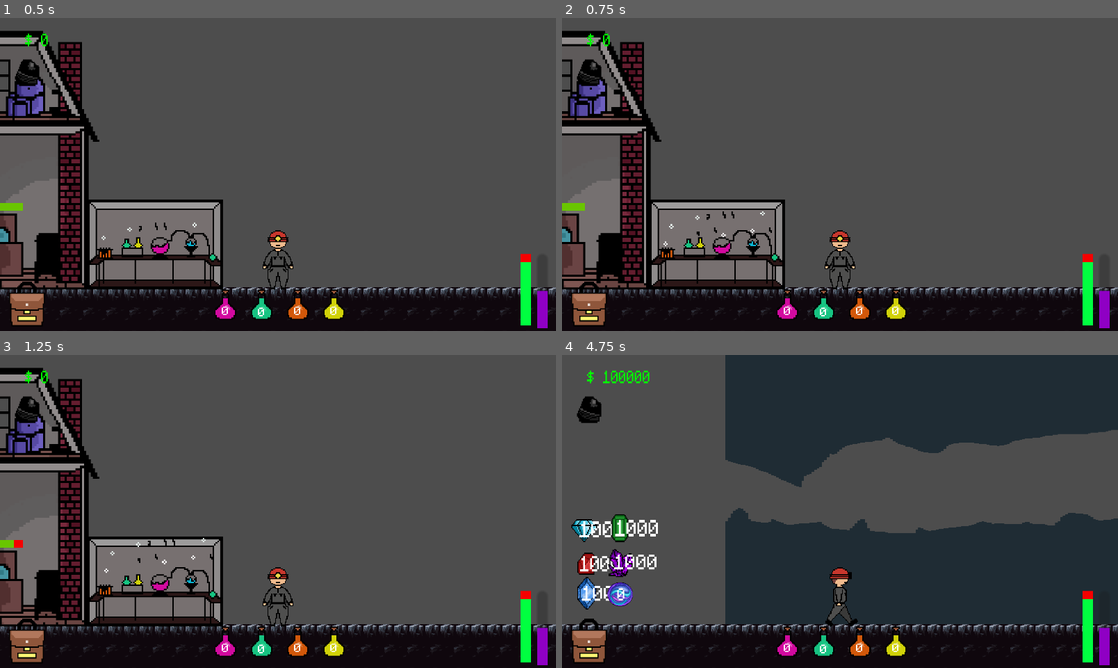
Above: before the commit, frames 1-4 (two rows, left to right).
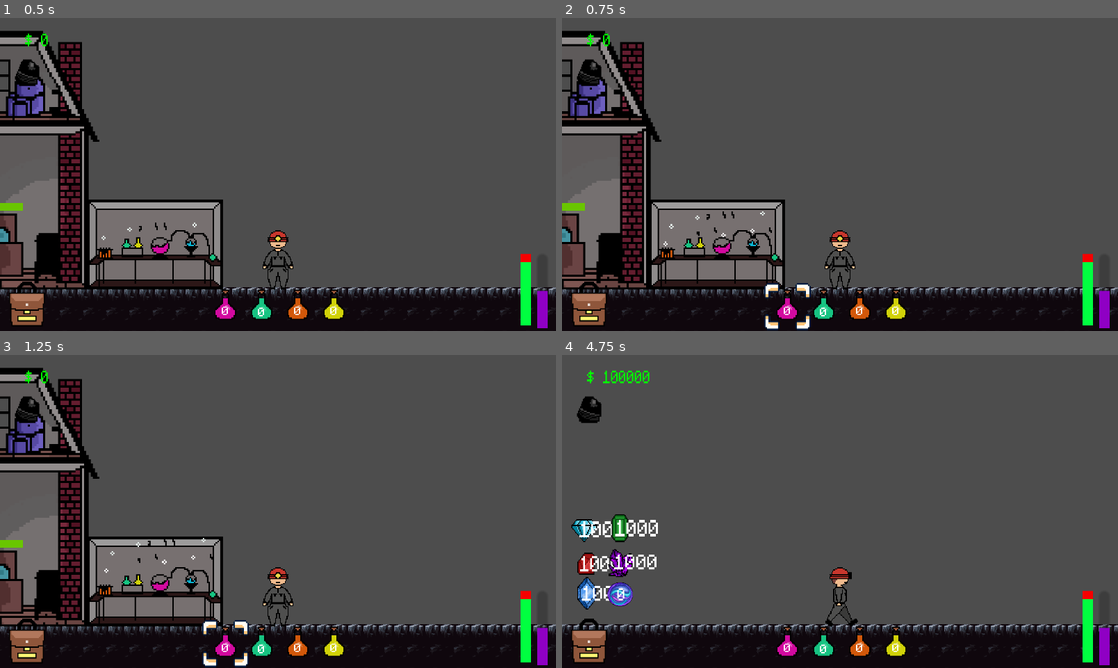
Above: after the commit, the same moments.

Repository: Jrees98/Pirate_Jam_15
Game: Godot game, scene res://Scenes/main.tscn
The game is run twice, just before and just after one commit, with the same random seed, the same clock (stepped at 60 frames per second) and the same inputs. The project has no main scene, so this scene is started directly.
Inputs (mouse positions are in pixels of both pictures, inside the frame that each line leads up to):
- Up to frame 1 (0.5 s): no input
- Up to frame 2 (0.75 s): click (789, 312) at 0.5 s
- Up to frame 3 (1.25 s): no input
- Up to frame 4 (4.75 s): click (823, 649) at 1.25 s; click (862, 649) at 2 s; click (589, 646) at 2.75 s; click (895, 649) at 3.5 s; move the mouse to (962, 495) at 4.27 s; hold D (move_right) from 4.28 s (still down); hold G (god_mode) from 4.28 s (still down); tap M (minecart) at 4.55 s

Frame 1 is identical in both runs. In frame 2, 0.4% of the frame differs, in the area x 36-45%, y 84-100%; in frame 3, 0.4%; in frame 4, 45%, in the area x 0-100%, y 0-96%.

Commit message:
reload function added

Diff:
--- a/Scenes/alchemist.gd
+++ b/Scenes/alchemist.gd
@@ -32,6 +32,7 @@
 	if slot_1_full and slot_2_full and slot_3_full:
 		all_slots_full = true
 	$PotionsUI/LuckPotion/LuckPotionQuantity.text = str(total_luck_potions)
+	$PotionsUI/HealthPotion/HealthPotionQuantity.text = str(total_health_potions)
 
 func reload_table():
 	$CanvasLayer/Panel/Background/Slot1/Diamond.hide()
@@ -305,10 +306,6 @@
 
 #### MINING POTION
 
-
-
-
-
 func _on_mining_potion_button_mouse_entered():
 	$PotionsUI/MiningPotion/MiningPotionSelector.show()
 
@@ -316,7 +313,7 @@
 func _on_mining_potion_button_mouse_exited():
 	$PotionsUI/MiningPotion/MiningPotionSelector.hide()
 
-var mining_timer_value := 30
+var mining_timer_value := 15
 func _on_mining_potion_button_pressed():
 	if total_mining_potions > 0:
 		total_mining_potions -= 1
@@ -324,7 +321,7 @@
 		Global.mine_time = Global.mine_time / 5
 		$PotionsUI/MiningPotion/MiningBuffTimer.start()
 		$PotionsBuff/MiningPotionBuff.show()
-		mining_timer_value = 30
+		mining_timer_value = 15
 		$PotionsBuff/MiningPotionBuff/MiningTimer.start()
 		$PotionsBuff/MiningPotionBuff/MiningCountDown.text = str(mining_timer_value)
 
@@ -340,3 +337,54 @@
 func _on_mining_timer_timeout():
 	mining_timer_value -= 1
 	$PotionsBuff/MiningPotionBuff/MiningCountDown.text = str(mining_timer_value)
+
+
+### FEAR POTION
+
+func _on_fear_potion_button_mouse_entered():
+	$PotionsUI/FearPotion/FearPotionSelector.show()
+
+
+func _on_fear_potion_button_mouse_exited():
+	$PotionsUI/FearPotion/FearPotionSelector.hide()
+
+signal fear_potion_drank
+func _on_fear_potion_button_pressed():
+	if total_fear_potions > 0:
+		fear_potion_drank.emit()
+		total_fear_potions -= 1
+		$PotionsUI/FearPotion/FearPotionQuantity.text = str(total_fear_potions)
+
+
+### HEALTH POTION
+
+
+
+func _on_health_potion_button_mouse_entered():
+	$PotionsUI/HealthPotion/HealthPotionSelector.show()
+
+
+func _on_health_potion_button_mouse_exited():
+	$PotionsUI/HealthPotion/HealthPotionSelector.hide()
+
+signal dad_health_potion
+signal you_health_potion
+func _on_health_potion_button_pressed():
+	if total_health_potions > 0:
+		$PotionsUI/HealthPotion/UseOnWho.show()
+
+
+func _on_exitbutton_pressed():
+	$PotionsUI/HealthPotion/UseOnWho.hide()
+
+
+func _on_dad_button_pressed():
+	dad_health_potion.emit()
+	$PotionsUI/HealthPotion/UseOnWho.hide()
+	total_health_potions -= 1
+
+
+func _on_you_button_pressed():
+	you_health_potion.emit()
+	$PotionsUI/HealthPotion/UseOnWho.hide()
+	total_health_potions -= 1
--- a/Scenes/alchemist.tscn
+++ b/Scenes/alchemist.tscn
@@ -12,6 +12,7 @@
 [ext_resource type="Texture2D" uid="uid://s4ufnhdi0b5q" path="res://Assets/Untitled 19.png" id="10_pi2m2"]
 [ext_resource type="Texture2D" uid="uid://dfso8pcd2fm5q" path="res://Assets/UI_Flat_Select_01a2.png" id="11_5pxak"]
 [ext_resource type="Texture2D" uid="uid://dapy1kgvmfcq1" path="res://Assets/Pots.png" id="12_ga6ye"]
+[ext_resource type="Texture2D" uid="uid://b7vus2ece4ogd" path="res://Assets/exit.png" id="13_4ry84"]
 
 [sub_resource type="AtlasTexture" id="AtlasTexture_1qv2i"]
 atlas = ExtResource("1_17htp")
@@ -131,6 +132,36 @@
 
 [sub_resource type="StyleBoxEmpty" id="StyleBoxEmpty_6wwsf"]
 
+[sub_resource type="StyleBoxEmpty" id="StyleBoxEmpty_vqqh5"]
+
+[sub_resource type="StyleBoxEmpty" id="StyleBoxEmpty_aqolh"]
+
+[sub_resource type="StyleBoxEmpty" id="StyleBoxEmpty_o0kun"]
+
+[sub_resource type="StyleBoxEmpty" id="StyleBoxEmpty_xg7g8"]
+
+[sub_resource type="StyleBoxEmpty" id="StyleBoxEmpty_8mhgs"]
+
+[sub_resource type="StyleBoxEmpty" id="StyleBoxEmpty_wgo5l"]
+
+[sub_resource type="StyleBoxEmpty" id="StyleBoxEmpty_2oxbq"]
+
+[sub_resource type="StyleBoxEmpty" id="StyleBoxEmpty_siieo"]
+
+[sub_resource type="StyleBoxEmpty" id="StyleBoxEmpty_d8jb5"]
+
+[sub_resource type="StyleBoxEmpty" id="StyleBoxEmpty_dnbob"]
+
+[sub_resource type="StyleBoxEmpty" id="StyleBoxEmpty_6cpwe"]
+
+[sub_resource type="StyleBoxEmpty" id="StyleBoxEmpty_v1vl3"]
+
+[sub_resource type="StyleBoxEmpty" id="StyleBoxEmpty_8rpdh"]
+
+[sub_resource type="StyleBoxEmpty" id="StyleBoxEmpty_k5l28"]
+
+[sub_resource type="StyleBoxEmpty" id="StyleBoxEmpty_ju6nt"]
+
 [node name="Alchemist" type="Area2D"]
 collision_layer = 0
 collision_mask = 2
@@ -439,6 +470,87 @@
 theme_override_fonts/font = ExtResource("7_kwlbv")
 text = "0"
 
+[node name="UseOnWho" type="Sprite2D" parent="PotionsUI/HealthPotion"]
+visible = false
+position = Vector2(-0.199999, -48.2)
+scale = Vector2(1.23958, 0.479167)
+texture = ExtResource("2_ytyaj")
+
+[node name="TitleLabel" type="Label" parent="PotionsUI/HealthPotion/UseOnWho"]
+offset_left = -45.8219
+offset_top = -50.087
+offset_right = 92.1781
+offset_bottom = -21.087
+scale = Vector2(0.656169, 2.39797)
+theme_override_fonts/font = ExtResource("7_kwlbv")
+text = "Use Health Potion on..."
+
+[node name="You" type="Sprite2D" parent="PotionsUI/HealthPotion/UseOnWho"]
+position = Vector2(-22.2655, 14.1913)
+scale = Vector2(1.16975, 1.89565)
+texture = ExtResource("6_0huyd")
+
+[node name="YouLabel" type="Label" parent="PotionsUI/HealthPotion/UseOnWho/You"]
+offset_left = -9.7931
+offset_top = -9.24771
+offset_right = 30.2069
+offset_bottom = 13.7523
+theme_override_colors/font_color = Color(0, 0, 0, 1)
+theme_override_fonts/font = ExtResource("7_kwlbv")
+text = "You"
+
+[node name="YouButton" type="Button" parent="PotionsUI/HealthPotion/UseOnWho/You"]
+offset_left = -15.0
+offset_top = -14.0
+offset_right = 15.0
+offset_bottom = 14.0
+theme_override_styles/normal = SubResource("StyleBoxEmpty_vqqh5")
+theme_override_styles/hover = SubResource("StyleBoxEmpty_aqolh")
+theme_override_styles/pressed = SubResource("StyleBoxEmpty_o0kun")
+theme_override_styles/disabled = SubResource("StyleBoxEmpty_xg7g8")
+theme_override_styles/focus = SubResource("StyleBoxEmpty_8mhgs")
+
+[node name="Dad" type="Sprite2D" parent="PotionsUI/HealthPotion/UseOnWho"]
+position = Vector2(23.0723, 14.1913)
+scale = Vector2(1.16975, 1.89565)
+texture = ExtResource("6_0huyd")
+
+[node name="DadLabel" type="Label" parent="PotionsUI/HealthPotion/UseOnWho/Dad"]
+offset_left = -10.069
+offset_top = -9.68808
+offset_right = 29.931
+offset_bottom = 13.3119
+theme_override_colors/font_color = Color(0, 0, 0, 1)
+theme_override_fonts/font = ExtResource("7_kwlbv")
+text = "Dad"
+
+[node name="DadButton" type="Button" parent="PotionsUI/HealthPotion/UseOnWho/Dad"]
+offset_left = -15.0
+offset_top = -15.0
+offset_right = 15.0
+offset_bottom = 15.0
+theme_override_styles/normal = SubResource("StyleBoxEmpty_wgo5l")
+theme_override_styles/hover = SubResource("StyleBoxEmpty_2oxbq")
+theme_override_styles/pressed = SubResource("StyleBoxEmpty_siieo")
+theme_override_styles/disabled = SubResource("StyleBoxEmpty_d8jb5")
+theme_override_styles/focus = SubResource("StyleBoxEmpty_dnbob")
+
+[node name="exit" type="Sprite2D" parent="PotionsUI/HealthPotion/UseOnWho"]
+position = Vector2(42.9177, -37.9826)
+scale = Vector2(0.295168, 0.636957)
+texture = ExtResource("13_4ry84")
+
+[node name="exitbutton" type="Button" parent="PotionsUI/HealthPotion/UseOnWho/exit"]
+offset_left = -11.0
+offset_top = -12.0
+offset_right = 12.0
+offset_bottom = 10.0
+theme_override_styles/normal = SubResource("StyleBoxEmpty_6cpwe")
+theme_override_styles/hover = SubResource("StyleBoxEmpty_v1vl3")
+theme_override_styles/pressed = SubResource("StyleBoxEmpty_8rpdh")
+theme_override_styles/disabled = SubResource("StyleBoxEmpty_k5l28")
+theme_override_styles/focus = SubResource("StyleBoxEmpty_ju6nt")
+
 [node name="MiningPotion" type="Sprite2D" parent="PotionsUI"]
 position = Vector2(1084, 1195)
 scale = Vector2(5, 5)
@@ -576,6 +688,25 @@
 text = "30"
 
 [node name="MiningTimer" type="Timer" parent="PotionsBuff/MiningPotionBuff"]
+
+[node name="FearPotionBuff" type="Sprite2D" parent="PotionsBuff"]
+visible = false
+position = Vector2(2206, 732)
+scale = Vector2(3, 3)
+texture = ExtResource("12_ga6ye")
+hframes = 5
+frame = 4
+
+[node name="FearCountDown" type="Label" parent="PotionsBuff/FearPotionBuff"]
+offset_left = -6.33333
+offset_top = -32.0
+offset_right = 33.6667
+offset_bottom = -9.00001
+scale = Vector2(1.3723, 1.24365)
+theme_override_fonts/font = ExtResource("7_kwlbv")
+text = "30"
+
+[node name="FearTimer" type="Timer" parent="PotionsBuff/FearPotionBuff"]
 
 [connection signal="body_entered" from="." to="." method="_on_body_entered"]
 [connection signal="body_exited" from="." to="." method="_on_body_exited"]
@@ -596,6 +727,12 @@
 [connection signal="mouse_entered" from="CanvasLayer/Panel/Background/Amethyst/Amethyst_Button" to="." method="_on_amethyst_button_mouse_entered"]
 [connection signal="mouse_exited" from="CanvasLayer/Panel/Background/Amethyst/Amethyst_Button" to="." method="_on_amethyst_button_mouse_exited"]
 [connection signal="pressed" from="CanvasLayer/Panel/Background/Amethyst/Amethyst_Button" to="." method="_on_amethyst_button_pressed"]
+[connection signal="mouse_entered" from="PotionsUI/HealthPotion/HealthPotionButton" to="." method="_on_health_potion_button_mouse_entered"]
+[connection signal="mouse_exited" from="PotionsUI/HealthPotion/HealthPotionButton" to="." method="_on_health_potion_button_mouse_exited"]
+[connection signal="pressed" from="PotionsUI/HealthPotion/HealthPotionButton" to="." method="_on_health_potion_button_pressed"]
+[connection signal="pressed" from="PotionsUI/HealthPotion/UseOnWho/You/YouButton" to="." method="_on_you_button_pressed"]
+[connection signal="pressed" from="PotionsUI/HealthPotion/UseOnWho/Dad/DadButton" to="." method="_on_dad_button_pressed"]
+[connection signal="pressed" from="PotionsUI/HealthPotion/UseOnWho/exit/exitbutton" to="." method="_on_exitbutton_pressed"]
 [connection signal="mouse_entered" from="PotionsUI/MiningPotion/MiningPotionButton" to="." method="_on_mining_potion_button_mouse_entered"]
 [connection signal="mouse_exited" from="PotionsUI/MiningPotion/MiningPotionButton" to="." method="_on_mining_potion_button_mouse_exited"]
 [connection signal="pressed" from="PotionsUI/MiningPotion/MiningPotionButton" to="." method="_on_mining_potion_button_pressed"]
@@ -604,5 +741,9 @@
 [connection signal="mouse_exited" from="PotionsUI/LuckPotion/LuckPotionButton" to="." method="_on_luck_potion_button_mouse_exited"]
 [connection signal="pressed" from="PotionsUI/LuckPotion/LuckPotionButton" to="." method="_on_luck_potion_button_pressed"]
 [connection signal="timeout" from="PotionsUI/LuckPotion/LuckTimer" to="." method="_on_luck_timer_timeout"]
+[connection signal="mouse_entered" from="PotionsUI/FearPotion/FearPotionButton" to="." method="_on_fear_potion_button_mouse_entered"]
+[connection signal="mouse_exited" from="PotionsUI/FearPotion/FearPotionButton" to="." method="_on_fear_potion_button_mouse_exited"]
+[connection signal="pressed" from="PotionsUI/FearPotion/FearPotionButton" to="." method="_on_fear_potion_button_pressed"]
 [connection signal="timeout" from="PotionsBuff/LuckyPotionBuff/LuckyTimer" to="." method="_on_lucky_timer_timeout"]
 [connection signal="timeout" from="PotionsBuff/MiningPotionBuff/MiningTimer" to="." method="_on_mining_timer_timeout"]
+[connection signal="timeout" from="PotionsBuff/FearPotionBuff/FearTimer" to="." method="_on_mining_timer_timeout"]
--- a/Scenes/main.tscn
+++ b/Scenes/main.tscn
@@ -8,6 +8,19 @@
 [ext_resource type="PackedScene" uid="uid://ot2mpv1d6pvq" path="res://Scenes/shop.tscn" id="6_tlerc"]
 [ext_resource type="PackedScene" uid="uid://cn65df43la0dm" path="res://Scenes/alchemist.tscn" id="7_r5ovd"]
 [ext_resource type="Texture2D" uid="uid://d0g2af01u8a53" path="res://Assets/Untitled 17.png" id="8_mj3ho"]
+[ext_resource type="Texture2D" uid="uid://dpwqtlwwx40im" path="res://Assets/UI_Flat_Frame_02_Standard.png" id="9_7ay4f"]
+[ext_resource type="FontFile" uid="uid://b2k23t8adqnf7" path="res://Assets/monogram.ttf" id="10_bleom"]
+[ext_resource type="Texture2D" uid="uid://25x7b7jx8ybm" path="res://Assets/UI_Flat_Textfield_01.png" id="11_pp2ck"]
+
+[sub_resource type="StyleBoxEmpty" id="StyleBoxEmpty_esdka"]
+
+[sub_resource type="StyleBoxEmpty" id="StyleBoxEmpty_ghgal"]
+
+[sub_resource type="StyleBoxEmpty" id="StyleBoxEmpty_61ib4"]
+
+[sub_resource type="StyleBoxEmpty" id="StyleBoxEmpty_6x77s"]
+
+[sub_resource type="StyleBoxEmpty" id="StyleBoxEmpty_f8352"]
 
 [sub_resource type="StyleBoxFlat" id="StyleBoxFlat_b0lol"]
 bg_color = Color(0.964706, 0, 0, 1)
@@ -21,6 +34,50 @@
 [node name="Main" type="Node2D"]
 position = Vector2(1, 0)
 script = ExtResource("1_q3ypa")
+
+[node name="GameOver" type="CanvasLayer" parent="."]
+process_mode = 3
+visible = false
+
+[node name="Panel" type="Sprite2D" parent="GameOver"]
+position = Vector2(1125, 653)
+scale = Vector2(24.4271, 14.3333)
+texture = ExtResource("9_7ay4f")
+
+[node name="Label" type="Label" parent="GameOver"]
+offset_left = 456.0
+offset_top = 23.0
+offset_right = 528.0
+offset_bottom = 46.0
+scale = Vector2(20.043, 12.1265)
+theme_override_fonts/font = ExtResource("10_bleom")
+text = "Game Over..."
+
+[node name="PlayAgain" type="Sprite2D" parent="GameOver"]
+position = Vector2(1043, 956)
+scale = Vector2(36.3281, 14.125)
+texture = ExtResource("11_pp2ck")
+
+[node name="PlayAgainButton" type="Button" parent="GameOver/PlayAgain"]
+offset_left = -15.0
+offset_top = -14.0
+offset_right = 14.0
+offset_bottom = 14.0
+theme_override_styles/normal = SubResource("StyleBoxEmpty_esdka")
+theme_override_styles/hover = SubResource("StyleBoxEmpty_ghgal")
+theme_override_styles/pressed = SubResource("StyleBoxEmpty_61ib4")
+theme_override_styles/disabled = SubResource("StyleBoxEmpty_6x77s")
+theme_override_styles/focus = SubResource("StyleBoxEmpty_f8352")
+
+[node name="Label" type="Label" parent="GameOver/PlayAgain"]
+offset_left = -12.2495
+offset_top = -12.3186
+offset_right = 47.7505
+offset_bottom = 10.6814
+scale = Vector2(0.385682, 1.30654)
+theme_override_colors/font_color = Color(0, 0, 0, 1)
+theme_override_fonts/font = ExtResource("10_bleom")
+text = "Play Again"
 
 [node name="Player" parent="." instance=ExtResource("2_sw14p")]
 position = Vector2(-4957, 300)
@@ -72,9 +129,14 @@
 position = Vector2(485.25, 160.25)
 shape = SubResource("RectangleShape2D_drd1y")
 
+[connection signal="pressed" from="GameOver/PlayAgain/PlayAgainButton" to="." method="_on_play_again_button_pressed"]
+[connection signal="health_gone" from="Player" to="." method="_on_player_health_gone"]
 [connection signal="change_area" from="TileMap" to="." method="_on_tile_map_change_area"]
 [connection signal="wagon_entered" from="Wagon" to="." method="_on_wagon_wagon_entered"]
 [connection signal="stop_timer_dad" from="Shop" to="." method="_on_shop_stop_timer_dad"]
+[connection signal="dad_health_potion" from="Alchemist" to="." method="_on_alchemist_dad_health_potion"]
+[connection signal="fear_potion_drank" from="Alchemist" to="." method="_on_alchemist_fear_potion_drank"]
+[connection signal="you_health_potion" from="Alchemist" to="." method="_on_alchemist_you_health_potion"]
 [connection signal="timeout" from="House/Timer" to="." method="_on_timer_timeout"]
 [connection signal="body_entered" from="MiningArea" to="." method="_on_mining_area_body_entered"]
 [connection signal="body_exited" from="MiningArea" to="." method="_on_mining_area_body_exited"]
--- a/Scenes/player.tscn
+++ b/Scenes/player.tscn
@@ -304,6 +304,11 @@
 limit_top = -200
 limit_bottom = 450
 
+[node name="Health_tracker" type="Timer" parent="."]
+wait_time = 0.5
+autostart = true
+
 [connection signal="timeout" from="RockNodeUI/SanityBar/RegainEnergy" to="." method="_on_regain_energy_timeout"]
 [connection signal="timeout" from="RockNodeUI/SanityBar/LoseEnergy" to="." method="_on_lose_energy_timeout"]
 [connection signal="pressed" from="RockNodeUI/BackpackToggleButton/GemsToggleButton" to="." method="_on_gems_toggle_button_pressed"]
+[connection signal="timeout" from="Health_tracker" to="." method="_on_health_tracker_timeout"]
--- a/Scenes/shop.gd
+++ b/Scenes/shop.gd
@@ -210,5 +210,5 @@
 
 
 func _on_timer_timeout():
-	$ItemsUI/ProgressBar.value -= 10
+	$ItemsUI/ProgressBar.value -= 1
 ################## MIRROR BUTTON END ######################
--- a/Scripts/main.gd
+++ b/Scripts/main.gd
@@ -1,8 +1,37 @@
 extends Node2D
+var current_scene_path: String = "res://Scenes/main.tscn"
 
 # Called when the node enters the scene tree for the first time.
 func _ready():
 	$House/VBoxContainer/DadsHealthBar.value = 100
+	Global.blue_gem_chance = 20
+	Global.emerald_chance = 20
+	Global.amethyst_chance = 20
+	Global.ruby_chance = 20
+	Global.sapphire_chance = 20
+	Global.opal_chance = 200
+	Global.coal_chance = 1
+
+	Global.gem_price = 5
+	Global.coal_price = 2
+
+	Global.total_coins = 0
+
+	Global.total_gems = 0
+	Global.total_greengem = 0
+	Global.total_purplegem = 0
+	Global.total_redgem = 0
+	Global.total_whitegem = 0
+	Global.move_speed = 0
+	Global.total_coins = 0
+
+	Global.personal_inventory_size = 0
+	Global.move_speed = 300
+	Global.mine_time = 1
+	Global.regen_energy = true
+
+	Global.purchased_minecart = false
+
 
 
 # Called every frame. 'delta' is the elapsed time since the previous frame.
@@ -17,7 +46,7 @@
 	Global.total_coal = 0
 
 func decrease_dad_health():
-	$House/VBoxContainer/DadsHealthBar.value -= 10
+	$House/VBoxContainer/DadsHealthBar.value -= 1
 
 func _on_timer_timeout():
 	if $House/VBoxContainer/DadsHealthBar.value > 0:
@@ -28,6 +57,7 @@
 
 func end_game():
 	print("Game Over")
+	$GameOver.show()
 
 
 
@@ -54,5 +84,26 @@
 		Global.total_purplegem = 1000
 		Global.total_redgem = 1000
 		Global.total_whitegem = 1000
-		Global.move_speed = 5000
+		Global.move_speed = 3000
 		Global.total_coins = 100000
+
+func _on_alchemist_fear_potion_drank():
+	$Player/RockNodeUI/SanityBar.value += 50
+
+
+
+func _on_alchemist_dad_health_potion():
+	$House/VBoxContainer/DadsHealthBar.value += 50
+	$Shop/ItemsUI/ProgressBar.value += 50
+
+
+func _on_alchemist_you_health_potion():
+	$Player/RockNodeUI/ProgressBar.value += 50
+
+
+func _on_player_health_gone():
+	end_game()
+
+func _on_play_again_button_pressed():
+	get_tree().reload_current_scene()
+	print("working")
--- a/Scripts/player.gd
+++ b/Scripts/player.gd
@@ -69,7 +69,6 @@
 	$RockNodeUI/SanityBar.value -= 10
 	if current_sanity <= 0:
 		$RockNodeUI/ProgressBar.value -= 10
-	print($RockNodeUI/SanityBar.value)
 
 
 var show_inventory = false
@@ -80,3 +79,9 @@
 	else:
 		$RockNodeUI/HBoxContainer.hide()
 		show_inventory = false
+
+signal health_gone
+func _on_health_tracker_timeout():
+	if $RockNodeUI/ProgressBar.value < 1:
+		health_gone.emit()
+		$Health_tracker.stop()
Binary file added: Assets/exit.png
Not shown, added: Assets/exit.png.import
Not shown: 1 places in Scenes/alchemist.tscn that only renumber resources
Not shown: 1 places in Scenes/main.tscn that only renumber resources
